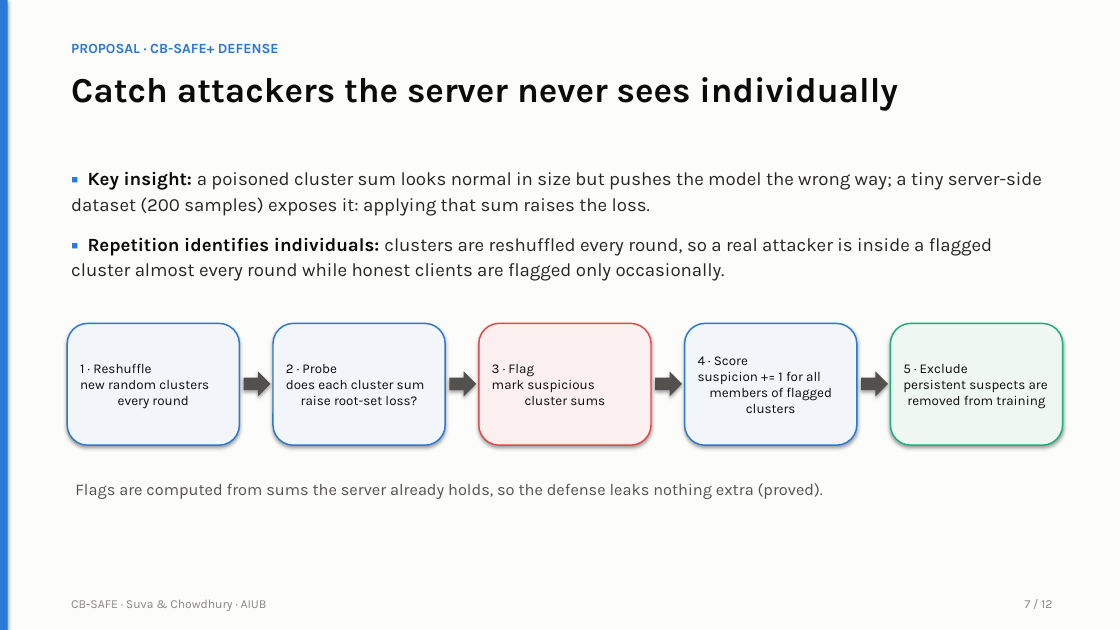
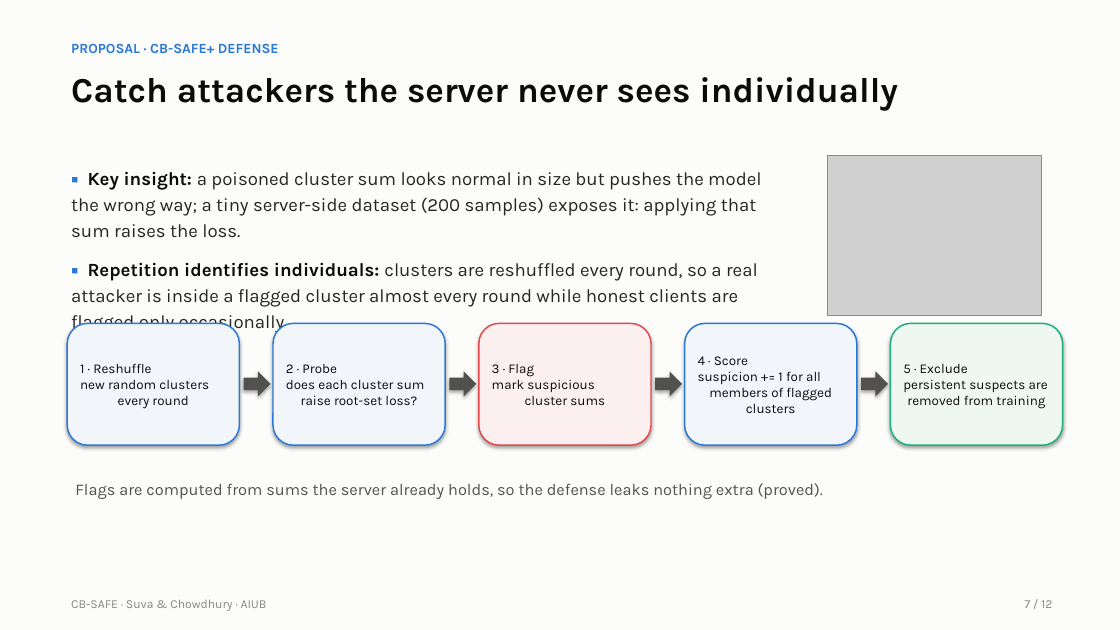
Before and after one commit to wshuv-o/cb-safe-draft, a slide deck: slide 7 of paper/cbsafe_slides.pptx. Drawn at 1120x630 pixels with LibreOffice and Linux fonts; fonts in the diff are those of the drawing; grey boxes stand for pictures. Boxes give left, top, right and bottom in pixels: in the first picture for what was removed or moved away, otherwise in the second. Text is boxed around its words. In the diff, an @@ line names an element or a change of style, - is before the commit and + after.

```diff
--- a/paper/cbsafe_slides.pptx
+++ b/paper/cbsafe_slides.pptx
@@ rectangle removed at [0, 0, 8, 630] @@
@@ text "▪ Key insight: a poisoned ..." rewrapped from [71, 171, 1042, 281] to [71, 171, 761, 333] @@
@@ picture added at [828, 155, 1042, 316] @@
```
Also in this commit, not shown: 11 other slides changed, 2 other files.
